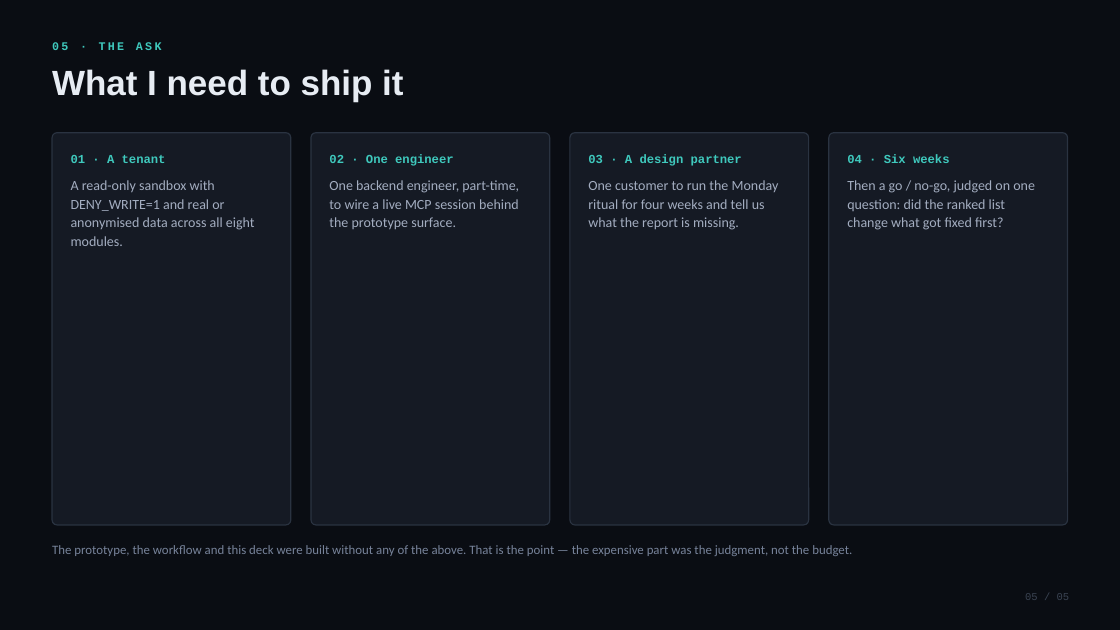
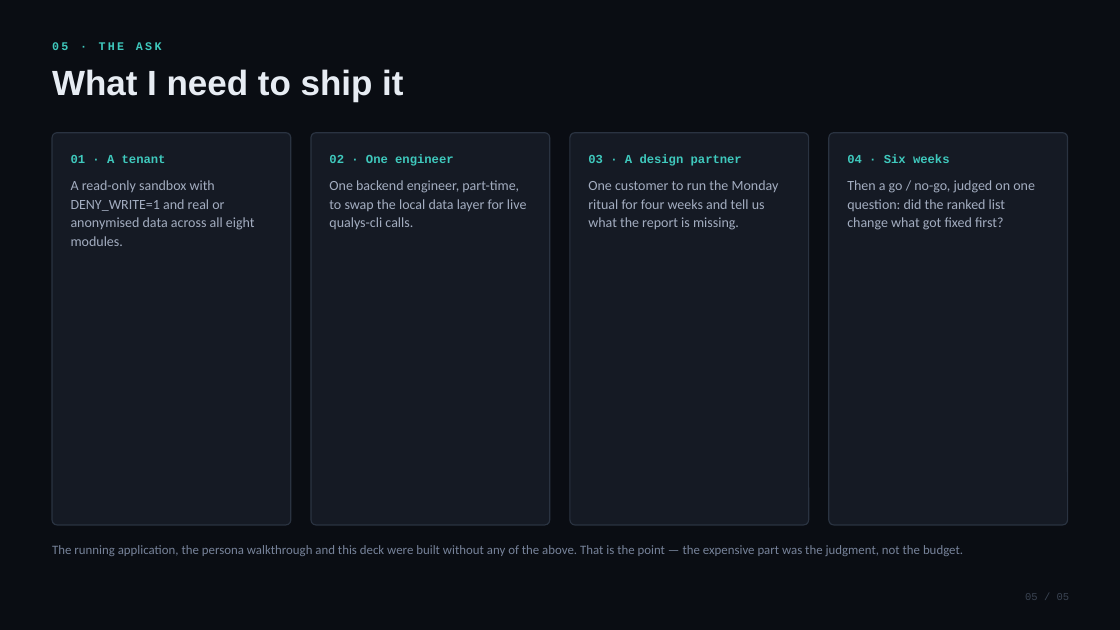
Before and after one commit to mayukhg/qualys-mcp-app, a slide deck: slide 5 of portfolio/risk-copilot-pitch-5.pptx. Drawn at 1120x630 pixels with LibreOffice and Linux fonts; fonts in the diff are those of the drawing. Boxes give left, top, right and bottom in pixels: in the first picture for what was removed or moved away, otherwise in the second. Text is boxed around its words. In the diff, an @@ line names an element or a change of style, - is before the commit and + after.

```diff
--- a/portfolio/risk-copilot-pitch-5.pptx
+++ b/portfolio/risk-copilot-pitch-5.pptx
@@ text at (329, 180, 527, 229): text changed @@
-One backend engineer, part-time, to wire a live MCP session behind the prototype surface.
+One backend engineer, part-time, to swap the local data layer for live qualys-cli calls.
@@ text at (52, 545, 963, 556): text changed @@
-The prototype, the workflow and this deck were built without any of the above. That is the point — the expensive part was the judgment, not the budget.
+The running application, the persona walkthrough and this deck were built without any of the above. That is the point — the expensive part was the judgment, not the budget.
```
Also in this commit, not shown: 2 other slides changed, 7 other files.
